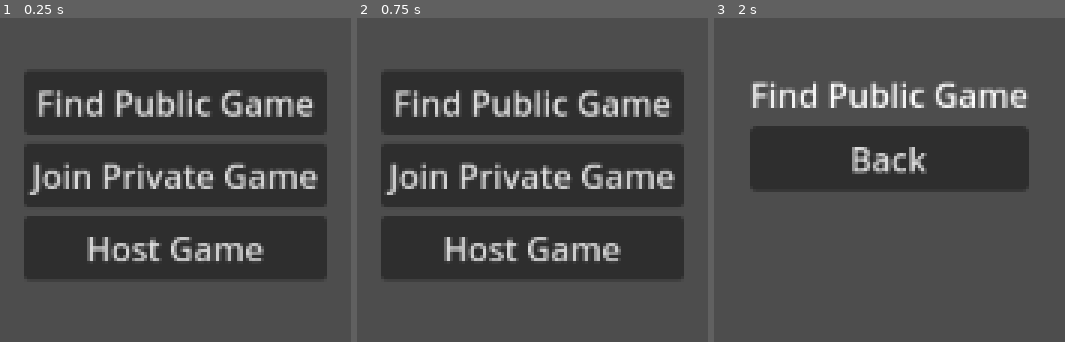
Above: before the commit, frames 1-3 (left to right).
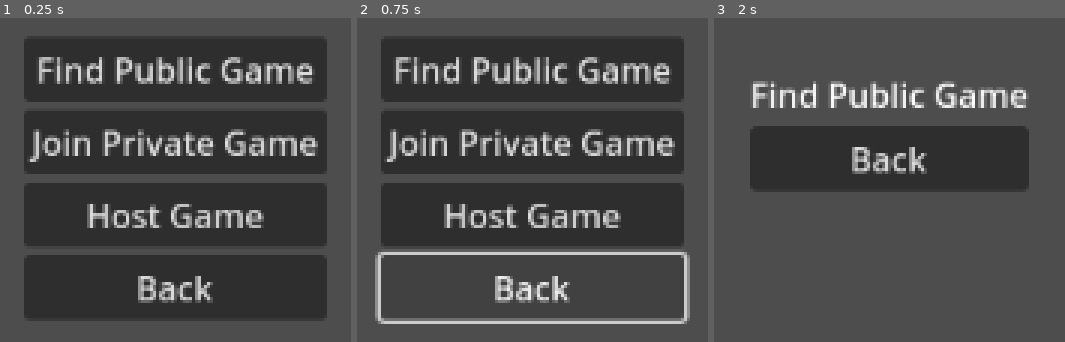
Above: after the commit, the same moments.

Repository: Pslude/modernist
Game: Godot game, scene res://multiplayer_menu/main.tscn
Same seed, same stepped clock (60 frames per second), same inputs: the game is played once before the commit and once after it.
Inputs (mouse positions are in pixels of both pictures, inside the frame that each line leads up to):
- Up to frame 1 (0.25 s): no input
- Up to frame 2 (0.75 s): click (532, 286) at 0.5 s, where only the run after the commit has a clickable "Back"
- Up to frame 3 (2 s): click "Find Public Game" at 1.25 s

The runs differ from the first frame. In frame 1, 36% of the frame differs, in the area x 6-94%, y 6-93%; in frame 2, 30%; in frame 3, nothing differs.

Commit message:
get back

Diff:
--- a/mods/multiplayer_menu/project/multiplayer_menu/main.gd
+++ b/mods/multiplayer_menu/project/multiplayer_menu/main.gd
@@ -14,6 +14,7 @@
 	$VBoxContainer/FindPublicGameButton.pressed.connect(_on_find_public_game_button_pressed)
 	$VBoxContainer/JoinPrivateGameButton.pressed.connect(_on_join_private_game_button_pressed)
 	$VBoxContainer/HostGameButton.pressed.connect(_on_host_game_button_pressed)
+	$VBoxContainer/BackButton.pressed.connect(_on_back_button_pressed)
 
 	find_public_game_menu = FindPublicGameMenu.instantiate()
 	find_public_game_menu.back.connect(_on_back_to_main_menu)
@@ -42,6 +43,9 @@
 	main_menu.hide()
 	host_game_menu.show()
 
+func _on_back_button_pressed():
+	get_tree().change_scene_to_file("res://main_menu/main.tscn")
+
 func _on_back_to_main_menu():
 	find_public_game_menu.hide()
 	join_private_game_menu.hide()
--- a/mods/multiplayer_menu/project/multiplayer_menu/main.tscn
+++ b/mods/multiplayer_menu/project/multiplayer_menu/main.tscn
@@ -36,3 +36,7 @@
 [node name="HostGameButton" type="Button" parent="VBoxContainer"]
 layout_mode = 2
 text = "Host Game"
+
+[node name="BackButton" type="Button" parent="VBoxContainer"]
+layout_mode = 2
+text = "Back"
